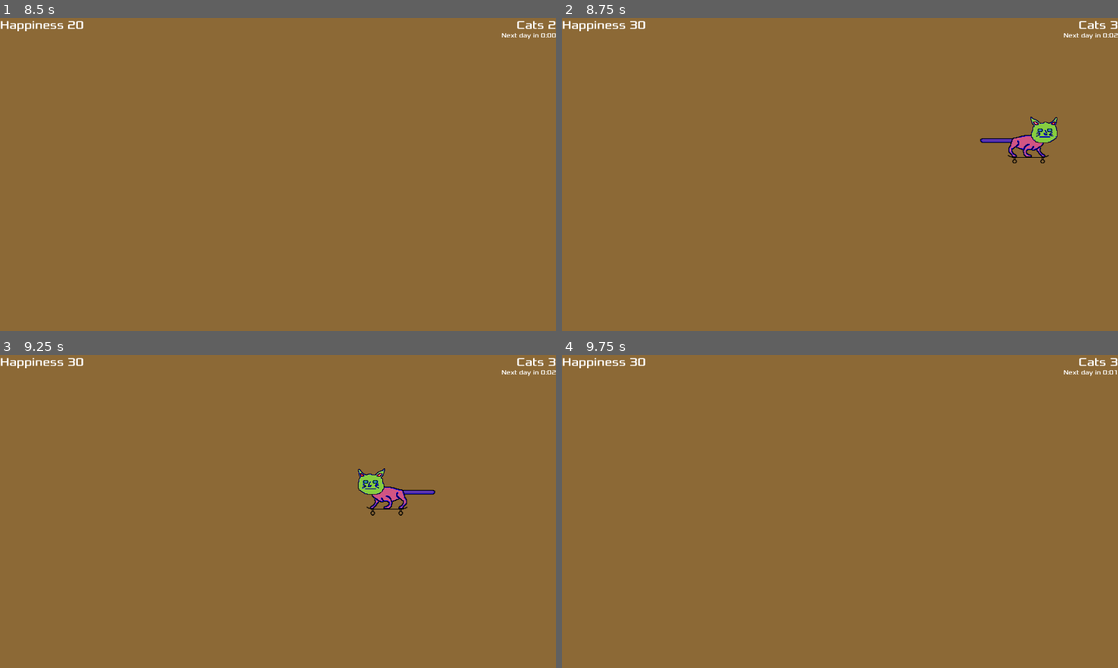
Above: before the commit, frames 1-4 (two rows, left to right).
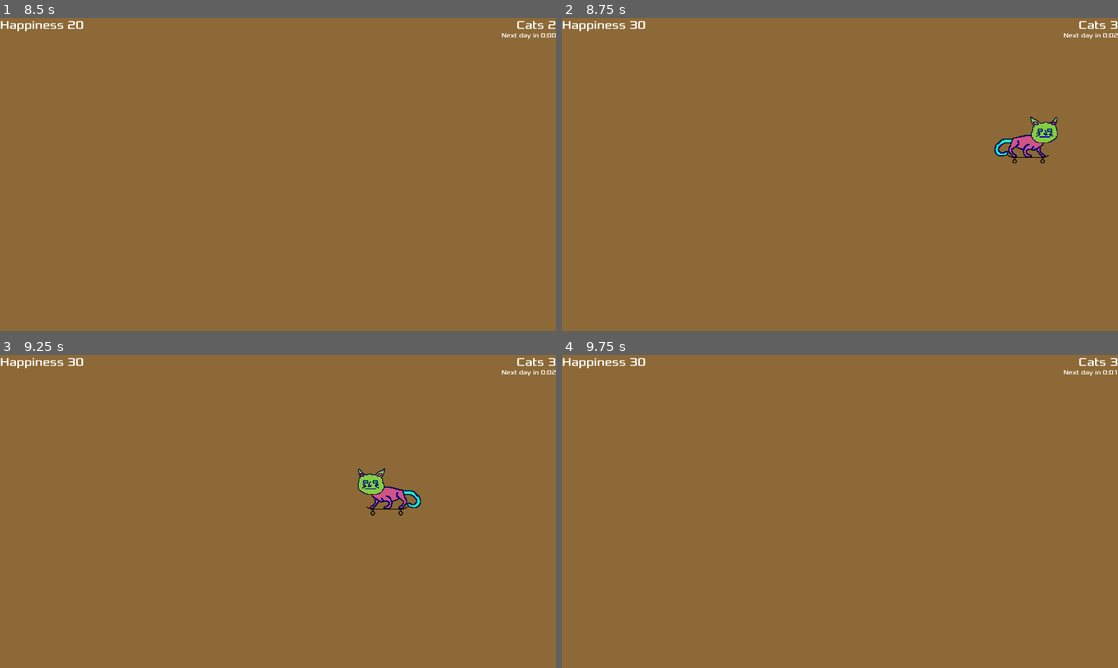
Above: after the commit, the same moments.

Repository: lfatton/UpsiJam22
Game: Godot game, scene res://Main.tscn
Two runs of this game, one before a commit and one after it. Both use one fixed random seed, a clock stepped at 60 frames per second and the inputs below.
Inputs:
- Up to frame 1 (8.5 s): click "Play" at 0.5 s; tap Enter at 1.25, 7.25 s; hold W (move_up) 1.28-2.78 s; hold A (move_left) 2.78-4.28 s; tap Space at 4.25, 8 s; hold S (move_down) 4.28-5.03 s; hold D (move_right) 5.03-5.78 s; hold W (move_up) 5.78-6.53 s; hold D (move_right) from 6.53 s (still down)
- Up to frame 2 (8.75 s): keep holding D (move_right)
- Up to frame 3 (9.25 s): release D (move_right) at 8.78 s; hold S (move_down) from 8.78 s (still down)
- Up to frame 4 (9.75 s): release S (move_down) at 9.53 s; hold A (move_left) from 9.53 s (still down)

Frame 1 is identical in both runs. In frame 2, 0.2% of the frame differs, in the area x 75-81%, y 38-45%; in frame 3, 0.2%, in the area x 72-79%, y 43-49%; in frame 4, nothing differs.

Commit message:
add tails

Diff:
--- a/Main.tscn
+++ b/Main.tscn
@@ -47,7 +47,7 @@
 curve = SubResource("Curve2D_3aiq7")
 
 [node name="CatSpawnLocation" type="PathFollow2D" parent="CatPath"]
-position = Vector2(296, 416)
+position = Vector2(16, 408)
 
 [node name="Music" type="AudioStreamPlayer2D" parent="."]
 stream = ExtResource("6_6sfro")
--- a/scenes/Chat.tscn
+++ b/scenes/Chat.tscn
@@ -7,6 +7,8 @@
 [ext_resource type="Texture2D" uid="uid://tbxtl1hht4o1" path="res://assets/sprites/chat/better-body.png" id="2_hysq4"]
 [ext_resource type="Texture2D" uid="uid://ct51b31ofa0aq" path="res://assets/sprites/chat/tail.png" id="3_1crbh"]
 [ext_resource type="PackedScene" uid="uid://dusx2d14ehw6t" path="res://scenes/actions/Idle.tscn" id="3_pvcdq"]
+[ext_resource type="Texture2D" uid="uid://okofeqir02fy" path="res://assets/sprites/chat/happy-tail.png" id="8_e6ntb"]
+[ext_resource type="Texture2D" uid="uid://erfwbp2s3hi7" path="res://assets/sprites/chat/raba-tail.png" id="9_3fdb3"]
 
 [sub_resource type="RectangleShape2D" id="RectangleShape2D_1sglf"]
 size = Vector2(18, 16.4167)
@@ -24,10 +26,22 @@
 debug_color = Color(1, 0.345098, 0.721569, 0.419608)
 
 [node name="Tail" type="Sprite2D" parent="."]
-position = Vector2(-16, 0)
+position = Vector2(-16, -1)
 rotation = 3.14159
 scale = Vector2(0.3, -0.3)
 texture = ExtResource("3_1crbh")
+
+[node name="HappyTail" type="Sprite2D" parent="."]
+position = Vector2(-16, -1)
+rotation = 3.14159
+scale = Vector2(0.3, -0.3)
+texture = ExtResource("8_e6ntb")
+
+[node name="RabaTail" type="Sprite2D" parent="."]
+position = Vector2(-16, -1)
+rotation = 3.14159
+scale = Vector2(0.3, -0.3)
+texture = ExtResource("9_3fdb3")
 
 [node name="Body" type="Sprite2D" parent="."]
 rotation = 3.14159
--- a/scripts/Chat.gd
+++ b/scripts/Chat.gd
@@ -18,6 +18,29 @@
 	add_child(move_scene.instantiate())
 	add_child(idle_scene.instantiate())
 
+	_set_materials()
+	_randomize_body_parts()
+
+
+func _set_materials():
 	$Body.set_material(make_material())
 	$Head.set_material(make_material())
 	$Tail.set_material(make_material())
+	$HappyTail.set_material(make_material())
+	$RabaTail.set_material(make_material())
+
+
+func _randomize_body_parts():
+	var die = randi() % 100
+
+	if die < 5:
+		remove_child($Tail)
+		remove_child($HappyTail)
+	elif die < 50:
+		remove_child($HappyTail)
+		remove_child($RabaTail)
+	else:
+		remove_child($Tail)
+		remove_child($RabaTail)
+		if die < 75:
+			$HappyTail.scale.y *= -1
Not shown: 1 places in Main.tscn that only renumber resources
Binary file added: assets/sprites/chat/happy-tail.png
Not shown, added: assets/sprites/chat/happy-tail.png.import
Binary file added: assets/sprites/chat/raba-tail.png
Not shown, added: assets/sprites/chat/raba-tail.png.import
Binary file changed: assets/sprites/chat/tail.png
Not shown: 1 places in scenes/Chat.tscn that only renumber resources
Not shown, added: assets/sprites/chat/happy-tail.pixil
Not shown, added: assets/sprites/chat/raba-tail.pixil
Not shown, changed: assets/sprites/chat/tail.pixil
